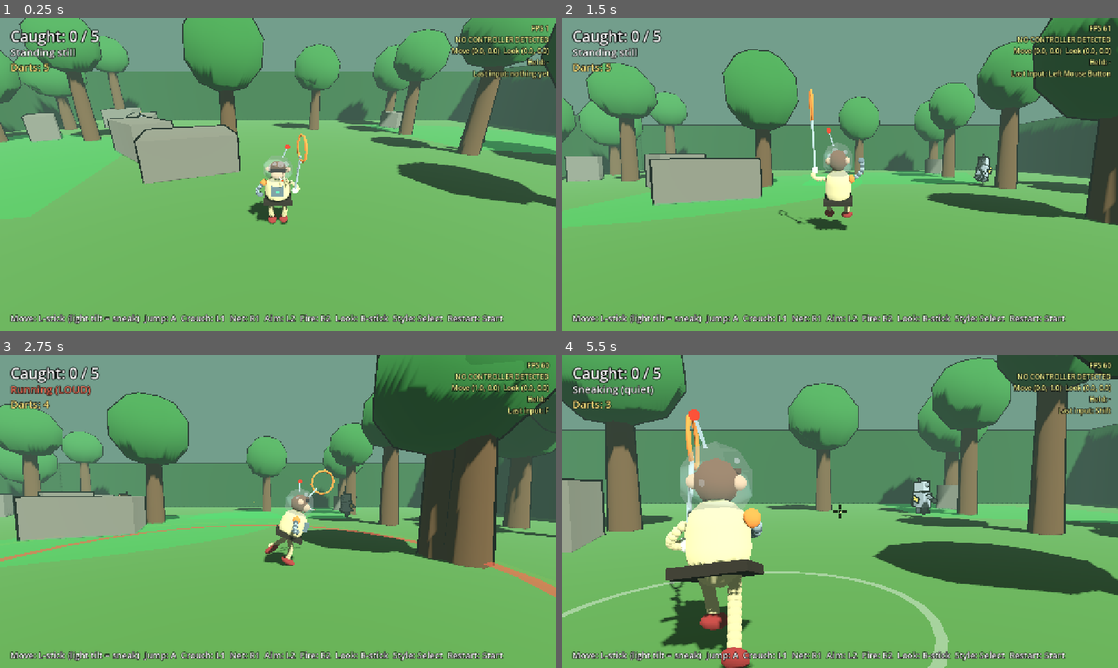
Above: before the commit, frames 1-4 (two rows, left to right).
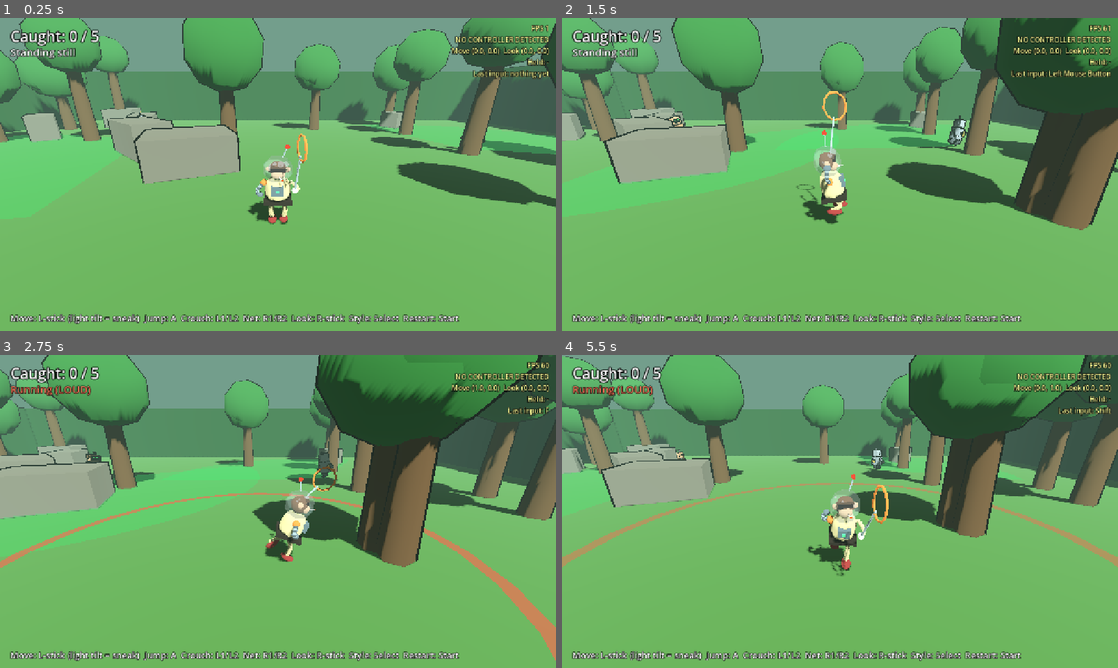
Above: after the commit, the same moments.

Repository: StoneColdOS/Caveman-Catchers
Game: Godot game, scene res://scenes/main.tscn
Two runs of this game, one before a commit and one after it. Both use one fixed random seed, a clock stepped at 60 frames per second and the inputs below.
Inputs (mouse positions are in pixels of both pictures, inside the frame that each line leads up to):
- Up to frame 1 (0.25 s): no input
- Up to frame 2 (1.5 s): tap Enter (restart) at 0.5 s; move the mouse to (962, 158) at 0.52 s; hold D (move_right) 0.53-1.25 s; hold Q (aim, bound only before the commit) 0.53-1.25 s; click (962, 158) at 0.67 s; tap Space (jump) at 0.77 s; tap Shift (crouch) at 0.8 s; drag from (728, 190) to (812, 237) at 1.27 s
- Up to frame 3 (2.75 s): move the mouse to (333, 442) at 2.02 s; hold D (move_right) from 2.03 s (still down); tap J (net) at 2.1 s; click (333, 442) at 2.17 s; tap F (tranq, bound only before the commit) at 2.3 s
- Up to frame 4 (5.5 s): release D (move_right) at 2.75 s; drag from (812, 574) to (673, 464) at 2.77 s; move the mouse to (1006, 558) at 3.52 s; hold A (move_left) 3.53-4.25 s; hold Ctrl (walk) 3.53-4.25 s; click (1006, 558) at 3.67 s; tap Space (jump) at 3.77 s; tap K at 3.8 s; drag from (673, 464) to (756, 433) at 4.27 s; move the mouse to (867, 511) at 5.02 s; hold S (move_back) from 5.03 s (still down); hold Q (aim, bound only before the commit) from 5.03 s (still down); click (867, 511) at 5.17 s; tap Shift (crouch) at 5.3 s

The runs differ from the first frame. In frame 1, 1.1% of the frame differs, in the area x 1-91%, y 14-98%; in frame 2, 45%; in frame 3, 43%; in frame 4, 54%, in the area x 0-100%, y 0-100%.
Error before the commit: Cannot call method 'get_nodes_in_group' on a null value. (res://scripts/main.gd:327)
Error after the commit: Cannot call method 'get_nodes_in_group' on a null value. (res://scripts/main.gd:297)

Commit message:
Remove the tranq gun: net only, pure Ape Escape
Removes aiming, darts, the crosshair, the darts HUD and the AIM/FIRE touch
buttons. L2 crouches and R2 swings the net again.

Co-Authored-By: Claude Opus 5.5 <noreply@anthropic.com>
Claude-Session: https://claude.ai/code/session_01X5D3NCWGJ5U6tQxJ5x7zR9

Diff:
--- a/scripts/controls.gd
+++ b/scripts/controls.gd
@@ -5,10 +5,8 @@
 ##   Sneak-walk              / hold Ctrl
 ##   Camera     right stick / arrow keys
 ##   Jump       A (bottom)  / Space
-##   Crouch     L1          / Shift or C
-##   Aim        hold L2     / hold Q
-##   Swing net  R1          / J or E
-##   Tranq gun  R2          / F or K   (at the crosshair while aiming)
+##   Crouch     L1 or L2    / Shift or C
+##   Swing net  R1 or R2    / J or E
 ##   Art style  Select      / T   (rubber hose on/off)
 ##   Restart    Start       / Enter
 
@@ -35,19 +33,14 @@
 	_key("crouch", KEY_C)
 	_button("crouch", JOY_BUTTON_LEFT_SHOULDER)
 
-	_action("aim")
-	_key("aim", KEY_Q)
-	_axis("aim", JOY_AXIS_TRIGGER_LEFT, 1.0)
+	_axis("crouch", JOY_AXIS_TRIGGER_LEFT, 1.0)
 
 	_action("net")
 	_key("net", KEY_J)
 	_key("net", KEY_E)
 	_button("net", JOY_BUTTON_RIGHT_SHOULDER)
 
-	_action("tranq")
-	_key("tranq", KEY_F)
-	_key("tranq", KEY_K)
-	_axis("tranq", JOY_AXIS_TRIGGER_RIGHT, 1.0)
+	_axis("net", JOY_AXIS_TRIGGER_RIGHT, 1.0)
 
 	_action("jump")
 	_key("jump", KEY_SPACE)
--- a/scripts/dart.gd
+++ /dev/null
@@ -1,48 +0,0 @@
-extends Node3D
-## A tranq dart. Flies straight, puts the first caveman it hits to sleep.
-
-const Util := preload("res://scripts/util.gd")
-
-const SPEED := 32.0
-const MAX_RANGE := 30.0
-
-var direction := Vector3.FORWARD
-var travelled := 0.0
-
-
-func _ready() -> void:
-	var body := MeshInstance3D.new()
-	var c := CylinderMesh.new()
-	c.top_radius = 0.0
-	c.bottom_radius = 0.05
-	c.height = 0.35
-	c.radial_segments = 5
-	body.mesh = c
-	body.material_override = Util.mat(Color(1.0, 0.85, 0.2), true)
-	body.rotation.x = -PI / 2.0  # point along -Z, the way look_at faces
-	add_child(body)
-	look_at(global_position + direction)
-
-
-func _physics_process(delta: float) -> void:
-	var step := direction * SPEED * delta
-	var q := PhysicsRayQueryParameters3D.create(global_position, global_position + step,
-		Util.LAYER_WORLD | Util.LAYER_CAVEMAN)
-	var hit := get_world_3d().direct_space_state.intersect_ray(q)
-	if not hit.is_empty():
-		global_position = hit.position
-		if hit.collider.has_method("tranq"):
-			hit.collider.tranq()
-		_stop()
-		return
-	global_position += step
-	travelled += step.length()
-	if travelled > MAX_RANGE:
-		queue_free()
-
-
-func _stop() -> void:
-	set_physics_process(false)
-	var tw := create_tween()
-	tw.tween_interval(0.6)
-	tw.tween_callback(queue_free)
--- a/scripts/main.gd
+++ b/scripts/main.gd
@@ -15,9 +15,7 @@
 var caught := 0
 var count_label: Label
 var mode_label: Label
-var darts_label: Label
 var alert_label: Label
-var crosshair: Control
 var game_over := false
 var hint_label: Label
 var message_label: Label
@@ -47,12 +45,6 @@
 	if Input.is_action_just_pressed("style"):
 		Util.set_rubber(get_tree(), not Util.rubber)
 	_dance_trees()
-	if player and crosshair:
-		crosshair.visible = player.aiming and not game_over
-		crosshair.modulate = Color(1, 0.25, 0.2) if player.aim_on_target else Color(1, 0.95, 0.6)
-	if player and darts_label:
-		darts_label.text = "Darts: %d" % player.darts
-		darts_label.modulate = Color(1, 0.45, 0.35) if player.darts == 0 else Color(1, 0.9, 0.5)
 	if player and mode_label:
 		mode_label.text = player.move_mode
 		var loud: bool = player.move_mode.begins_with("Running")
@@ -261,12 +253,6 @@
 	mode_label.add_theme_color_override("font_outline_color", Color.BLACK)
 	layer.add_child(mode_label)
 
-	darts_label = Label.new()
-	darts_label.position = Vector2(24, 96)
-	darts_label.add_theme_font_size_override("font_size", 24)
-	darts_label.add_theme_constant_override("outline_size", 6)
-	darts_label.add_theme_color_override("font_outline_color", Color.BLACK)
-	layer.add_child(darts_label)
 
 	alert_label = Label.new()
 	alert_label.set_anchors_preset(Control.PRESET_CENTER_TOP)
@@ -278,26 +264,10 @@
 	alert_label.add_theme_color_override("font_outline_color", Color.BLACK)
 	layer.add_child(alert_label)
 
-	# Crosshair drawn from rectangles so it sits exactly on the screen center.
-	crosshair = Control.new()
-	crosshair.set_anchors_preset(Control.PRESET_CENTER)
-	crosshair.mouse_filter = Control.MOUSE_FILTER_IGNORE
-	crosshair.visible = false
-	layer.add_child(crosshair)
-	var arms := [Rect2(-15, -1, 10, 2), Rect2(5, -1, 10, 2), Rect2(-1, -15, 2, 10), Rect2(-1, 5, 2, 10), Rect2(-1.5, -1.5, 3, 3)]
-	for pass_i in 2:
-		for r in arms:
-			var bar := ColorRect.new()
-			var grow := 1.0 if pass_i == 0 else 0.0
-			bar.position = r.position - Vector2(grow, grow)
-			bar.size = r.size + Vector2(grow, grow) * 2.0
-			bar.color = Color(0, 0, 0, 0.8) if pass_i == 0 else Color.WHITE
-			bar.mouse_filter = Control.MOUSE_FILTER_IGNORE
-			crosshair.add_child(bar)
 
 	hint_label = Label.new()
 	var hint := hint_label
-	hint.text = "Move: L-stick (light tilt = sneak)  Jump: A  Crouch: L1  Net: R1  Aim: L2  Fire: R2  Look: R-stick  Style: Select  Restart: Start"
+	hint.text = "Move: L-stick (light tilt = sneak)  Jump: A  Crouch: L1/L2  Net: R1/R2  Look: R-stick  Style: Select  Restart: Start"
 	hint.anchor_top = 1.0
 	hint.anchor_bottom = 1.0
 	hint.offset_top = -44
--- a/scripts/player.gd
+++ b/scripts/player.gd
@@ -5,7 +5,6 @@
 signal caught_one
 
 const Util := preload("res://scripts/util.gd")
-const DartScript := preload("res://scripts/dart.gd")
 
 # MGS-style movement: how hard you push the stick decides how loud you are.
 const CROUCH_SPEED := 1.6     # creeping: silent
@@ -23,9 +22,6 @@
 const RUN_NOISE := 9.0
 const SNEAK_NOISE := 2.5
 const LAND_NOISE := 7.0
-const TRANQ_NOISE := 8.0      # gunshot: loud
-const MAX_DARTS := 5
-const TRANQ_COOLDOWN := 0.5
 const RUN_STEP := 0.32        # seconds between footsteps
 const SNEAK_STEP := 0.55
 
@@ -34,10 +30,6 @@
 var step_timer := 0.0
 var was_on_floor := true
 var air_time := 0.0
-var darts := MAX_DARTS
-var tranq_timer := 0.0
-var aiming := false
-var aim_on_target := false     # crosshair is over a caveman (turns it red)
 var arm: SpringArm3D
 var visual: Node3D
 var net_pivot: Node3D
@@ -279,10 +271,7 @@
 	# Arms (hand targets are in body space)
 	var net_hand := Vector3(0.45, 0.95, 0.05)
 	var claw_hand := Vector3(-0.48, 0.8, 0.0)
-	if aiming:
-		net_hand = Vector3(0.4, 1.05, 0.2)
-		claw_hand = Vector3(-0.15, 1.15, 0.45)
-	elif not on_floor:
+	if not on_floor:
 		var f := sin(t * 18.0) * 0.15 * amp
 		net_hand = Vector3(0.6, 1.5 + f, 0.0)
 		claw_hand = Vector3(-0.62, 1.5 - f, 0.05)
@@ -328,22 +317,11 @@
 
 
 func _physics_process(delta: float) -> void:
-	# Aiming: hold L2 for an over-the-shoulder view with a crosshair.
-	var want_aim := Input.is_action_pressed("aim")
-	if want_aim and not aiming:
-		pitch = -0.08  # level out so the crosshair starts on the horizon
-	aiming = want_aim
-
-	# Camera (slower and finer while aiming)
+	# Camera
 	var look := Input.get_vector("look_left", "look_right", "look_up", "look_down")
-	var look_speed := LOOK_SPEED * (0.45 if aiming else 1.0)
-	yaw -= look.x * look_speed * delta
-	pitch = clamp(pitch - look.y * look_speed * delta, -0.7 if aiming else -1.2, 0.6 if aiming else 0.3)
+	yaw -= look.x * LOOK_SPEED * delta
+	pitch = clamp(pitch - look.y * LOOK_SPEED * delta, -1.2, 0.3)
 	camera_pivot.rotation = Vector3(pitch, yaw, 0)
-	var t := clampf(12.0 * delta, 0.0, 1.0)
-	arm.spring_length = lerp(arm.spring_length, 3.2 if aiming else 6.0, t)
-	arm.position.x = lerp(arm.position.x, 1.1 if aiming else 0.0, t)
-	camera.fov = lerp(camera.fov, 48.0 if aiming else 70.0, t)
 
 	# Movement relative to the camera.
 	var input := Input.get_vector("move_left", "move_right", "move_forward", "move_back")
@@ -360,7 +338,7 @@
 		if crouching:
 			speed = CROUCH_SPEED
 			move_mode = "Creeping (silent)"
-		elif tilt < SNEAK_TILT or aiming or Input.is_action_pressed("walk"):
+		elif tilt < SNEAK_TILT or Input.is_action_pressed("walk"):
 			speed = SNEAK_SPEED
 			noise = SNEAK_NOISE
 			step = SNEAK_STEP
@@ -405,10 +383,7 @@
 	else:
 		step_timer = 0.15
 
-	if aiming:
-		var fwd := Basis(Vector3.UP, yaw) * Vector3(0, 0, -1)
-		visual.rotation.y = lerp_angle(visual.rotation.y, atan2(fwd.x, fwd.z), 15.0 * delta)
-	elif dir != Vector3.ZERO:
+	if dir != Vector3.ZERO:
 		visual.rotation.y = lerp_angle(visual.rotation.y, atan2(dir.x, dir.z), 12.0 * delta)
 	_animate(delta, on_floor)
 
@@ -418,12 +393,6 @@
 	net_timer -= delta
 	if net_timer <= 0.0 and Input.is_action_just_pressed("net"):
 		swing_net()
-
-	# Tranq gun
-	aim_on_target = aiming and _crosshair_on_caveman()
-	tranq_timer -= delta
-	if tranq_timer <= 0.0 and Input.is_action_just_pressed("tranq"):
-		fire_tranq()
 
 
 func swing_net() -> void:
@@ -447,40 +416,6 @@
 			caught_one.emit()
 
 
-## Fires a dart. Aiming (L2): straight at the crosshair. Not aiming: straight ahead.
-## No auto-aim. Returns true if a dart was fired.
-func fire_tranq() -> bool:
-	if darts <= 0:
-		return false
-	darts -= 1
-	tranq_timer = TRANQ_COOLDOWN
-	var muzzle := global_position + Vector3.UP * 1.1
-	var dir := Basis(Vector3.UP, yaw) * Vector3(0, 0, -1)
-	if aiming:
-		# Fly exactly down the crosshair line, starting level with the hero.
-		var fwd := -camera.global_basis.z
-		var from := camera.global_position
-		dir = fwd
-		muzzle = from + fwd * max(0.0, (muzzle - from).dot(fwd))
-	if not aiming:
-		visual.rotation.y = atan2(dir.x, dir.z)
-	var dart := Node3D.new()
-	dart.set_script(DartScript)
-	dart.direction = dir
-	get_parent().add_child(dart)
-	dart.global_position = muzzle + dir * 0.3
-	make_noise(TRANQ_NOISE, Color(1, 0.85, 0.2, 0.85))
-	return true
-
-
-func _crosshair_on_caveman() -> bool:
-	var from := camera.global_position
-	var q := PhysicsRayQueryParameters3D.create(from, from - camera.global_basis.z * 60.0,
-		Util.LAYER_WORLD | Util.LAYER_CAVEMAN)
-	var hit := get_world_3d().direct_space_state.intersect_ray(q)
-	return not hit.is_empty() and hit.collider.is_in_group("gatherers")
-
-
 ## Sends a sound out. Any caveman inside the radius hears it.
 func make_noise(radius: float, color := Color(0, 0, 0, 0)) -> void:
 	if color.a == 0.0:
--- a/scripts/touch_controls.gd
+++ b/scripts/touch_controls.gd
@@ -2,7 +2,7 @@
 ## On-screen controls for phones.
 ##   Left side:  floating joystick. Light push sneaks, full push runs.
 ##   Right side: drag anywhere empty to look around.
-##   Buttons:    Jump, Net, Fire, plus Crouch and Aim toggles.
+##   Buttons:    Jump, Net, and a Crouch toggle.
 
 const STICK_RADIUS := 80.0
 const LOOK_SENSITIVITY := 0.006
@@ -14,7 +14,7 @@
 var look_finger := -1
 var look_last := Vector2.ZERO
 var button_fingers := {}       # finger index -> button name
-var toggles := {"crouch": false, "aim": false}
+var toggles := {"crouch": false}
 var buttons := {}              # name -> {pos, radius, label, action, toggle}
 
 
@@ -34,8 +34,6 @@
 	buttons = {
 		"jump":   {"pos": Vector2(right, bottom), "radius": r, "label": "JUMP", "action": "jump", "toggle": false},
 		"net":    {"pos": Vector2(right - 115, bottom + 10), "radius": r, "label": "NET", "action": "net", "toggle": false},
-		"fire":   {"pos": Vector2(right - 20, bottom - 120), "radius": r, "label": "FIRE", "action": "tranq", "toggle": false},
-		"aim":    {"pos": Vector2(right - 130, bottom - 105), "radius": 38.0, "label": "AIM", "action": "aim", "toggle": true},
 		"crouch": {"pos": Vector2(right - 225, bottom + 25), "radius": 38.0, "label": "CROUCH", "action": "crouch", "toggle": true},
 		"restart": {"pos": Vector2(s.x - 60, 150), "radius": 30.0, "label": "RESET", "action": "restart", "toggle": false},
 		"style": {"pos": Vector2(s.x - 60, 225), "radius": 30.0, "label": "STYLE", "action": "style", "toggle": false},
@@ -96,8 +94,8 @@
 		var d := pos - look_last
 		look_last = pos
 		if player:
-			player.yaw -= d.x * LOOK_SENSITIVITY * (0.5 if player.aiming else 1.0)
-			player.pitch = clamp(player.pitch - d.y * LOOK_SENSITIVITY * (0.5 if player.aiming else 1.0), -1.2, 0.6)
+			player.yaw -= d.x * LOOK_SENSITIVITY
+			player.pitch = clamp(player.pitch - d.y * LOOK_SENSITIVITY, -1.2, 0.6)
 
 
 func _touch_up(finger: int) -> void:
--- a/tests/test_catch.gd
+++ b/tests/test_catch.gd
@@ -20,7 +20,7 @@
 	for g in gs:
 		_freeze(g)
 
-	# --- 1. Standing in plain view: suspicious, then spotted and running to warn the tribe.
+	# --- 1. Standing in plain view: suspicious, then spotted and running away.
 	var g1 = gs[1]
 	player.global_position = g1.global_position + Vector3(0, 0, 4)
 	await _frames(10)
@@ -81,62 +81,9 @@
 		peak = max(peak, player.global_position.y)
 	_check(peak > 0.8, "Player can jump")
 
-	# --- 5. Aiming and the tranq gun.
-	_check(player.darts == 5, "Start with 5 darts")
-	player.global_position = g4.global_position + Vector3(0, 0, -10)
-	player.yaw = PI
-	Input.action_press("aim")
-	await _frames(20)
-	_check(player.aiming, "Holding aim enters aim mode")
-	_check(main.crosshair.visible, "Crosshair shows while aiming")
-	_check(player.camera.fov < 60.0, "Camera zooms in while aiming")
-	# Crosshair just past his shoulder: not red, and the dart should miss (no drift either way).
-	var off_target: Vector3 = g4.global_position + Vector3.UP * 0.9 + Vector3(0.9, 0, 0)
-	for i in 6:
-		var to_off: Vector3 = off_target - player.camera.global_position
-		player.yaw = atan2(-to_off.x, -to_off.z)
-		player.pitch = atan2(to_off.y, Vector2(to_off.x, to_off.z).length())
-		await _frames(4)
-	_check(not player.aim_on_target, "Crosshair stays normal when it's off him")
-	player.fire_tranq()
-	await _frames(25)
-	_check(not g4.is_drowsy(), "A shot just past him misses, exactly like the crosshair showed")
-	player.darts = 5
-	player.tranq_timer = 0.0
-
-	# Put the crosshair on his chest, like a player nudging the right stick.
-	var cam_target: Vector3 = g4.global_position + Vector3.UP * 0.9
-	for i in 6:
-		var to_target: Vector3 = cam_target - player.camera.global_position
-		player.yaw = atan2(-to_target.x, -to_target.z)
-		player.pitch = atan2(to_target.y, Vector2(to_target.x, to_target.z).length())
-		await _frames(4)
-	_check(player.aim_on_target, "Crosshair turns red when it's on a caveman")
-	_check(player.fire_tranq(), "Tranq gun fires")
-	_check(player.darts == 4, "Firing uses a dart")
-	await _frames(25)
-	_check(g4.is_drowsy(), "Aimed dart hits: he staggers first instead of dropping instantly")
-	await _frames(130)
-	_check(g4.is_asleep(), "...then falls asleep")
-	Input.action_release("aim")
-	await _frames(5)
-	_check(not main.crosshair.visible, "Crosshair hides when you stop aiming")
-	player.global_position = g4.global_position + Vector3(0, 0, -1.5)
-	player.visual.rotation.y = 0.0
-	await _frames(3)
-	player.swing_net()
-	_check(g4.is_caught(), "Sleeping Gatherer can be netted")
-
-	# A hip-fire shot pointed away from everyone hits nothing (no auto-aim).
+	# --- 5. No tranq gun anymore: net only.
+	_check(not InputMap.has_action("tranq") and not InputMap.has_action("aim"), "Tranq gun and aiming are gone")
 	var g0 = gs[0]
-	player.global_position = g0.global_position + Vector3(6, 0, 0)
-	player.yaw = 0.0  # facing -Z, g0 is off to the side
-	await _frames(3)
-	player.fire_tranq()
-	await _frames(40)
-	_check(not g0.is_drowsy() and not g0.is_asleep(), "No auto-aim: a shot pointed away misses")
-	player.darts = 0
-	_check(not player.fire_tranq(), "Out of darts: nothing fires")
 
 	# --- 6. Lose a runner: he runs while he can see you, then calms down. No penalty.
 	player.global_position = Vector3(0, 0.1, 0)
Not shown, removed: scripts/dart.gd.uid
Not shown, changed: docs/DESIGN.md
Not shown, changed: docs/ROADMAP.md
